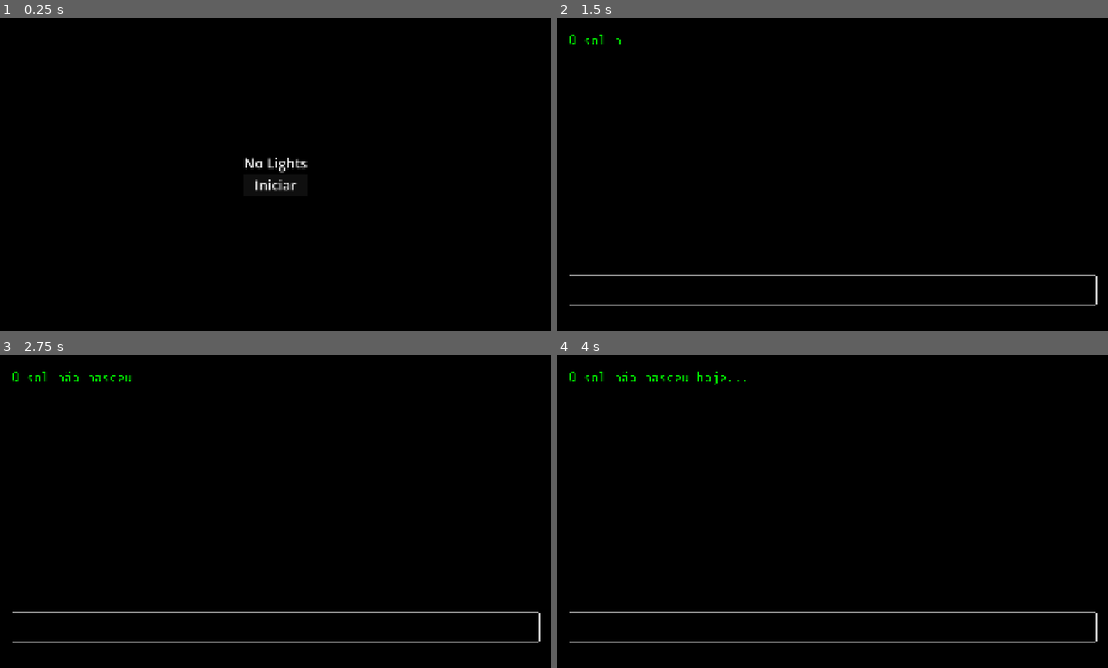
Above: before the commit, frames 1-4 (two rows, left to right).
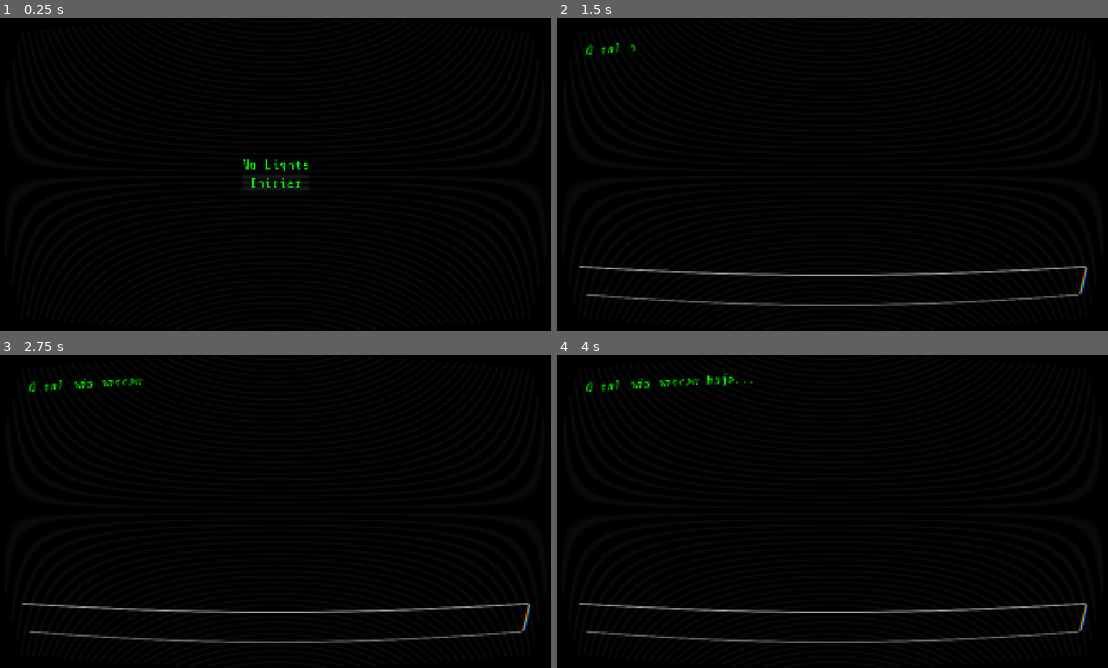
Above: after the commit, the same moments.

Repository: brenoASantana/no-lights
Game: Godot game, scene res://scenes/main_menu/main_menu.tscn
Two runs of this game, one before a commit and one after it. Both use one fixed random seed, a clock stepped at 60 frames per second and the inputs below.
Inputs:
- Up to frame 1 (0.25 s): no input
- Up to frame 2 (1.5 s): click "Iniciar" at 0.5 s; tap Enter at 1.25 s
- Up to frame 3 (2.75 s): tap Space at 2 s
- Up to frame 4 (4 s): tap Enter at 2.75 s; tap Space at 3.5 s

The runs differ from the first frame. In frame 1, 0.5% of the frame differs, in the area x 43-57%, y 44-56%; in frame 2, 2.1%; in frame 3, 2.3%; in frame 4, 2.5%, in the area x 2-99%, y 5-92%.

Commit message:
feat: add terminal screen with CRT shader effect and player name input functionality

Diff:
--- /dev/null
+++ b/globals/crt_filter.tscn
@@ -0,0 +1,20 @@
+[gd_scene format=3 uid="uid://ccncycddw88kc"]
+
+[ext_resource type="Shader" uid="uid://fadbhyetafjo" path="res://scenes/terminal/terminal.gdshader" id="1_onwgr"]
+
+[sub_resource type="ShaderMaterial" id="ShaderMaterial_ax852"]
+shader = ExtResource("1_onwgr")
+shader_parameter/scanlines = 4.0
+shader_parameter/curvature = 3.0
+
+[node name="CRTFilter" type="CanvasLayer" unique_id=587851331]
+layer = 100
+
+[node name="ColorRect" type="ColorRect" parent="." unique_id=2063742660]
+material = SubResource("ShaderMaterial_ax852")
+anchors_preset = 15
+anchor_right = 1.0
+anchor_bottom = 1.0
+grow_horizontal = 2
+grow_vertical = 2
+mouse_filter = 2
--- a/project.godot
+++ b/project.godot
@@ -18,6 +18,7 @@
 [autoload]
 
 System="*uid://chgcc6vdtocix"
+CrtFilter="*uid://ccncycddw88kc"
 
 [display]
 
--- a/scenes/main_menu/main_menu.tscn
+++ b/scenes/main_menu/main_menu.tscn
@@ -1,6 +1,7 @@
 [gd_scene format=3 uid="uid://dwqoymr2u3qg7"]
 
 [ext_resource type="Script" uid="uid://d13f2tq5hkuq0" path="res://scenes/main_menu/main_menu.gd" id="1_fsom3"]
+[ext_resource type="FontFile" uid="uid://c5iaqtves12kf" path="res://assets/fonts/ShareTechMono-Regular.ttf" id="2_0ebjn"]
 
 [node name="MainMenu" type="Control" unique_id=354339325]
 layout_mode = 3
@@ -26,12 +27,16 @@
 [node name="Label" type="Label" parent="VBoxContainer" unique_id=36427278]
 layout_mode = 2
 size_flags_horizontal = 4
+theme_override_colors/font_color = Color(0, 1, 0, 1)
+theme_override_fonts/font = ExtResource("2_0ebjn")
 theme_override_font_sizes/font_size = 48
 text = "No Lights"
 
 [node name="Button" type="Button" parent="VBoxContainer" unique_id=1456618093]
 layout_mode = 2
 size_flags_vertical = 3
+theme_override_colors/font_color = Color(0, 1, 0, 1)
+theme_override_fonts/font = ExtResource("2_0ebjn")
 theme_override_font_sizes/font_size = 48
 text = "Iniciar"
 
--- /dev/null
+++ b/scenes/terminal/terminal.gdshader
@@ -0,0 +1,45 @@
+shader_type canvas_item;
+
+uniform sampler2D screen_texture : hint_screen_texture, repeat_disable, filter_nearest;
+uniform float scanlines : hint_range(0.0, 10.0) = 4.0;
+uniform float curvature : hint_range(0.0, 10.0) = 3.0;
+
+void vertex() {
+	// Called for every vertex the material is visible on.
+}
+
+void fragment() {
+	// Called for every pixel the material is visible on.
+	// Captura a distocao da tela
+	vec2 centered_uv = SCREEN_UV * 2.0 - 1.0;
+	vec2 uv_offset = centered_uv.yx / curvature;
+	vec2 warped_uv = centered_uv + centered_uv * uv_offset * uv_offset;
+	warped_uv = warped_uv / 2.0 + 0.5;
+
+	// Corta os cantos que saem da tela (deixa as bordas arredondadas pretas)
+	if (warped_uv.x < 0.0 || warped_uv.x > 1.0 || warped_uv.y < 0.0 || warped_uv.y > 1.0){
+		COLOR = vec4(0.0, 0.0, 0.0, 1.0);
+	} else {
+		// Pega as cores de tudo que esta atras do ColorRec
+		vec4 tex_color = texture(screen_texture, warped_uv);
+
+		// Aplica o efeito de scanlines escurecendo linhas horizontais
+		float scanline_val = sin(warped_uv.y * 800.0 * scanlines) * 0.04;
+		tex_color.rgb -= vec3(scanline_val);
+
+		// Aberração cromática sutil nas bordas (Glitch)
+		float r_offset = 0.002 * centered_uv.x;
+		float b_offset = -0.002 * centered_uv.x;
+		tex_color.r = texture(screen_texture, warped_uv + vec2(r_offset, 0.0)).r - scanline_val;
+		tex_color.b = texture(screen_texture, warped_uv + vec2(b_offset, 0.0)).b - scanline_val;
+
+		COLOR = tex_color;
+	}
+
+
+}
+
+//void light() {
+//	// Called for every pixel for every light affecting the CanvasItem.
+//	// Uncomment to replace the default light processing function with this one.
+//}
--- a/scenes/terminal/terminal.tscn
+++ b/scenes/terminal/terminal.tscn
@@ -1,14 +1,13 @@
 [gd_scene format=3 uid="uid://bkr57smdb54db"]
 
 [ext_resource type="FontFile" uid="uid://c5iaqtves12kf" path="res://assets/fonts/ShareTechMono-Regular.ttf" id="1_0uvmq"]
-[ext_resource type="Script" uid="uid://chgcc6vdtocix" path="res://globals/system.gd" id="3_b5qft"]
-[ext_resource type="Script" uid="uid://cpskdktncjjif" path="res://scenes/terminal/terminal.gd" id="4_0u45f"]
+[ext_resource type="Script" uid="uid://cpskdktncjjif" path="res://scenes/terminal/terminalScreen.gd" id="4_0u45f"]
 
 [sub_resource type="StyleBoxEmpty" id="StyleBoxEmpty_2y7k8"]
 
 [node name="Terminal" type="Node2D" unique_id=1019128902]
 
-[node name="Terminal" type="RichTextLabel" parent="." unique_id=2138422795]
+[node name="TerminalScreen" type="RichTextLabel" parent="." unique_id=2138422795]
 anchors_preset = 15
 anchor_right = 1.0
 anchor_bottom = 1.0
@@ -25,7 +24,7 @@
 theme_override_font_sizes/normal_font_size = 48
 script = ExtResource("4_0u45f")
 
-[node name="LineEdit" type="LineEdit" parent="Terminal" unique_id=1595582002]
+[node name="LineEdit" type="LineEdit" parent="TerminalScreen" unique_id=1595582002]
 layout_mode = 1
 anchors_preset = 8
 anchor_left = 0.5
@@ -38,24 +37,9 @@
 offset_bottom = 449.0
 grow_horizontal = 2
 grow_vertical = 2
+theme_override_colors/font_color = Color(0, 1, 0, 1)
+theme_override_fonts/font = ExtResource("1_0uvmq")
 theme_override_font_sizes/font_size = 48
 theme_override_styles/normal = SubResource("StyleBoxEmpty_2y7k8")
 
-[node name="System" type="Control" parent="." unique_id=1399821051]
-layout_mode = 3
-anchors_preset = 8
-anchor_left = 0.5
-anchor_top = 0.5
-anchor_right = 0.5
-anchor_bottom = 0.5
-offset_left = -20.0
-offset_top = -20.0
-offset_right = 20.0
-offset_bottom = 20.0
-grow_horizontal = 2
-grow_vertical = 2
-size_flags_horizontal = 4
-size_flags_vertical = 4
-script = ExtResource("3_b5qft")
-
-[connection signal="text_submitted" from="Terminal/LineEdit" to="Terminal" method="_on_line_edit_text_submitted"]
+[connection signal="text_submitted" from="TerminalScreen/LineEdit" to="TerminalScreen" method="_on_line_edit_text_submitted"]
Not shown, added: scenes/terminal/terminal.gdshader.uid
Renamed: scenes/terminal/terminal.gd -> scenes/terminal/terminalScreen.gd
Renamed: scenes/terminal/terminal.gd.uid -> scenes/terminal/terminalScreen.gd.uid
